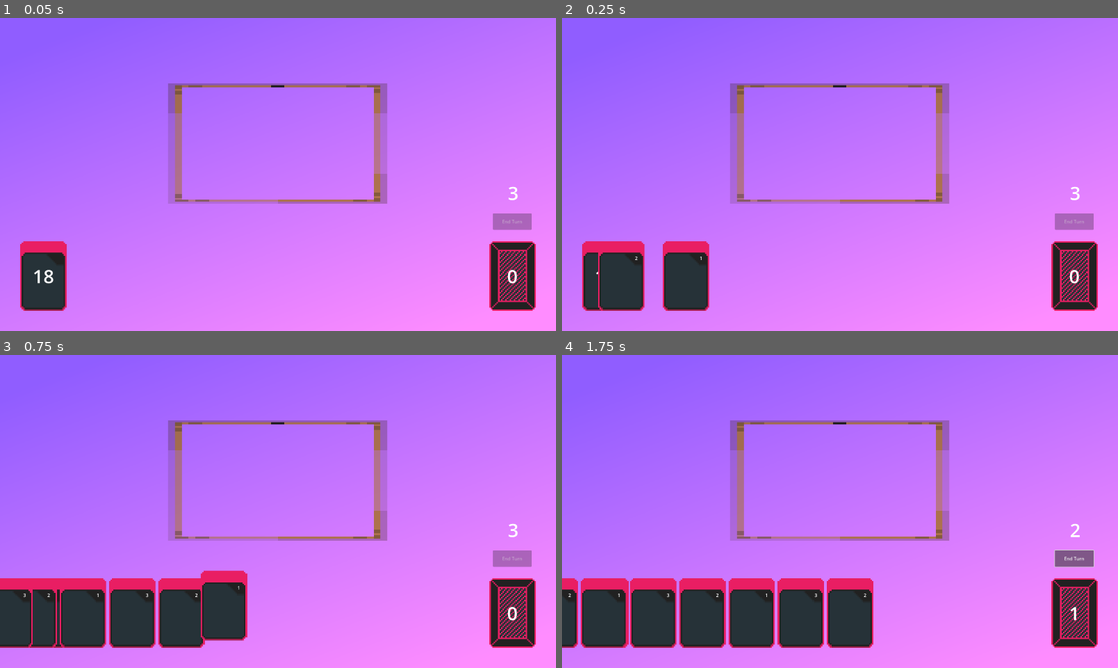
Above: before the commit, frames 1-4 (two rows, left to right).
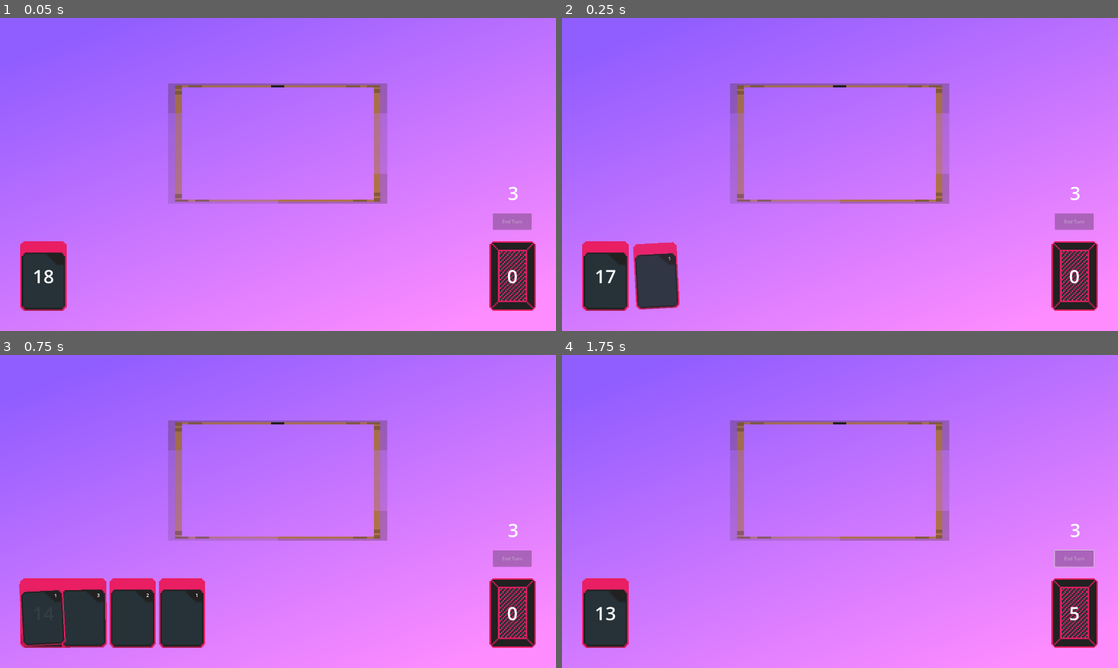
Above: after the commit, the same moments.

Repository: brandon-relentnet/deck-management
Game: Godot game, scene res://main.tscn
Same seed, same stepped clock (60 frames per second), same inputs: the game is played once before the commit and once after it.
Inputs (mouse positions are in pixels of both pictures, inside the frame that each line leads up to):
- Up to frame 1 (0.05 s): no input
- Up to frame 2 (0.25 s): no input
- Up to frame 3 (0.75 s): drag from (177, 611) to (278, 480) at 0.52 s
- Up to frame 4 (1.75 s): click (1073, 558) at 1.25 s, where only the run after the commit has a clickable "End Turn"

Frame 1 is identical in both runs. In frame 2, 2.8% of the frame differs, in the area x 6-27%, y 71-94%; in frame 3, 3.3%; in frame 4, 11%, in the area x 0-96%, y 54-94%.

Commit message:
Updated the card draw and discard animations to be more crisp and responsive.

Diff:
--- a/scripts/deck.gd
+++ b/scripts/deck.gd
@@ -2,8 +2,8 @@
 
 # Constants for card creation and animation
 const CARD_SCENE_PATH = "res://scenes/card.tscn"  # Path to the card scene file
-const CARD_DRAW_SPEED = 0.1                   # Animation speed when drawing a card
-const CURRENT_HAND_DRAW = 10
+const CARD_DRAW_SPEED = 0.3                   # Animation speed when drawing a card (increased for better feel)
+const CURRENT_HAND_DRAW = 5
 
 # Deck contents - the cards available to draw
 var player_deck = [
@@ -29,6 +29,8 @@
 # Load the card scene resource
 var card_scene = preload(CARD_SCENE_PATH)
 var currently_drawing_a_card: bool = false
+# Reference array to keep cards from being freed prematurely
+var active_card_visuals = []
 
 # Called when the node enters the scene tree
 func _ready() -> void:
@@ -70,10 +72,11 @@
 	for i in cards_to_draw:
 		# Only try to draw if we have cards left
 		if player_deck.size() > 0 or $"../Discard".discard_pile.size() > 0:
-			await get_tree().create_timer(CARD_DRAW_SPEED).timeout
+			# Using a slightly progressive delay between cards for more natural feel
+			await get_tree().create_timer(CARD_DRAW_SPEED * 0.5).timeout
 			await draw_card()
 
-	await get_tree().create_timer(CARD_DRAW_SPEED).timeout
+	await get_tree().create_timer(CARD_DRAW_SPEED * 0.5).timeout
 	currently_drawing_a_card = false
 
 # Disables the deck visuals and interaction when empty
@@ -103,8 +106,16 @@
 	$"../CardManager".add_child(new_card)
 	new_card.name = "Card"
 
+	# Initial setup for better animation
+	new_card.scale = Vector2(0.8, 0.8)  # Start smaller
+	new_card.rotation_degrees = -10     # Start slightly rotated
+	new_card.modulate.a = 0.7           # Start slightly transparent
+
 	# Add the card to the player's hand with animation
-	$"../PlayerHand".add_card_to_hand(new_card, CARD_DRAW_SPEED)
+	$"../PlayerHand".add_card_to_hand_with_effects(new_card, CARD_DRAW_SPEED)
+
+	# Add a subtle shake effect to the deck when drawing
+	apply_deck_shake()
 
 	# Update the deck counter
 	update_deck_display()
@@ -113,9 +124,24 @@
 	if player_deck.size() == 0:
 		disable_deck()
 
+func apply_deck_shake() -> void:
+	# Create a small shake animation for the deck
+	var tween = create_tween()
+	var original_pos = position
+
+	# Quick back-and-forth movement
+	tween.tween_property(self, "position", original_pos + Vector2(3, 0), 0.05)
+	tween.tween_property(self, "position", original_pos, 0.05)
+
 func move_discard_to_draw() -> void:
+	# Clear any leftover card visuals from previous animations
+	for old_visual in active_card_visuals:
+		if is_instance_valid(old_visual):
+			old_visual.queue_free()
+	active_card_visuals.clear()
+
 	# Animation constants
-	const ANIMATION_DURATION = 0.5
+	const ANIMATION_DURATION = 0.3
 	const CARD_OFFSET = 0.015  # Small time offset between cards
 	const ARC_HEIGHT = -150    # Height of the parabolic arc
 
@@ -152,6 +178,8 @@
 		card_visual.z_index = animation_z_index
 
 		card_visuals.append(card_visual)
+		# Add to reference array to prevent premature freeing
+		active_card_visuals.append(card_visual)
 
 	# First animate cards slightly apart to create the "fanning" effect
 	for i in card_count:
@@ -173,6 +201,10 @@
 
 	# Animate cards along smooth arc path
 	for i in card_count:
+		# Skip if card was somehow removed
+		if i >= card_visuals.size() or !is_instance_valid(card_visuals[i]):
+			continue
+
 		var start_pos = card_visuals[i].global_position
 		var end_pos = deck_position
 		var control_point = Vector2(
@@ -185,14 +217,24 @@
 		tween.set_trans(Tween.TRANS_QUAD)
 		tween.set_ease(Tween.EASE_IN_OUT)
 
+		# Add rotation animation for more dynamism (new feature)
+		tween.parallel().tween_property(card_visuals[i], "rotation_degrees",
+										randi_range(-20, 20), ANIMATION_DURATION)
+
+		# Create a customized callable for bezier animation that uses a local reference
+		# This avoids the "previously freed" error by using the stored local reference
+		var target_card = card_visuals[i]
+		var callable = func(t: float):
+			if is_instance_valid(target_card):
+				# Quadratic Bezier formula: (1-t)²P₀ + 2(1-t)tP₁ + t²P₂
+				var one_minus_t = 1.0 - t
+				target_card.global_position = one_minus_t * one_minus_t * start_pos + \
+										2 * one_minus_t * t * control_point + \
+										t * t * end_pos
+
 		# Use custom method to move along a quadratic bezier curve
 		tween.tween_method(
-			func(t: float):
-				# Quadratic Bezier formula: (1-t)²P₀ + 2(1-t)tP₁ + t²P₂
-				var one_minus_t = 1.0 - t
-				card_visuals[i].global_position = one_minus_t * one_minus_t * start_pos + \
-										2 * one_minus_t * t * control_point + \
-										t * t * end_pos,
+			callable,
 			0.0,  # Start progress
 			1.0,  # End progress
 			ANIMATION_DURATION
@@ -202,11 +244,13 @@
 		tween.tween_property(card_visuals[i], "modulate:a", 0, 0.15)
 
 	# Wait for the last card animation to complete
-	await get_tree().create_timer(ANIMATION_DURATION + (card_count * CARD_OFFSET) + 0.2).timeout
+	await get_tree().create_timer(ANIMATION_DURATION + (card_count * CARD_OFFSET) + 0.5).timeout
 
 	# Remove all the temporary visuals
-	for card_visual in card_visuals:
-		card_visual.queue_free()
+	for card_visual in active_card_visuals:
+		if is_instance_valid(card_visual):
+			card_visual.queue_free()
+	active_card_visuals.clear()
 
 	# Shuffle the deck
 	player_deck.shuffle()
--- a/scripts/player_hand.gd
+++ b/scripts/player_hand.gd
@@ -25,6 +25,17 @@
 		# If the card is already in hand, just move it to its saved position
 		animate_card_to_position(card, card.hand_position, DEFAULT_CARD_MOVE_SPEED)
 
+# Enhanced version of add_card_to_hand with visual effects
+func add_card_to_hand_with_effects(card: Node2D, speed: float) -> void:
+	if card not in player_hand:
+		# Add new card to the beginning of the hand
+		player_hand.insert(0, card)
+		# Recalculate all card positions
+		update_hand_positions_with_effects(speed)
+	else:
+		# If the card is already in hand, move it to its saved position with effects
+		animate_card_to_position_with_effects(card, card.hand_position, speed)
+
 # Updates positions of all cards in hand based on current hand size
 func update_hand_positions(speed: float) -> void:
 	for i in range(player_hand.size()):
@@ -35,6 +46,17 @@
 		card.hand_position = new_position
 		# Animate the card moving to its new position
 		animate_card_to_position(card, new_position, speed)
+
+# Enhanced version with effects for all cards
+func update_hand_positions_with_effects(speed: float) -> void:
+	for i in range(player_hand.size()):
+		var card = player_hand[i]
+		# Calculate new position for this card based on its index
+		var new_position = Vector2(calculate_card_position(i), HAND_Y_POSITION)
+		# Store the position on the card for later reference
+		card.hand_position = new_position
+		# Animate the card moving to its new position with effects
+		animate_card_to_position_with_effects(card, new_position, speed)
 
 # Calculates the x-coordinate for a card based on its index in the hand
 func calculate_card_position(index: int) -> float:
@@ -49,12 +71,36 @@
 	var tween = get_tree().create_tween()
 	tween.tween_property(card, "position", new_position, speed)
 
+# Enhanced animation with effects
+func animate_card_to_position_with_effects(card: Node2D, new_position: Vector2, speed: float) -> void:
+	var tween = create_tween()
+
+	# Set better easing for more natural movement
+	tween.set_ease(Tween.EASE_OUT)
+	tween.set_trans(Tween.TRANS_CUBIC)
+
+	# Move the card to its position
+	tween.tween_property(card, "position", new_position, speed)
+
+	# Animate the card's rotation to 0 (cards might start rotated)
+	tween.parallel().tween_property(card, "rotation_degrees", 0, speed)
+
+	# Scale animation - growing to normal size
+	tween.parallel().tween_property(card, "scale", Vector2(1, 1), speed)
+
+	# Fade in animation
+	tween.parallel().tween_property(card, "modulate:a", 1.0, speed * 0.8)
+
+	# Add a subtle bounce at the end
+	tween.tween_property(card, "position:y", new_position.y - 10, speed * 0.2)
+	tween.tween_property(card, "position:y", new_position.y, speed * 0.15)
+
 # Removes a card from the hand and updates the positions of remaining cards
 func remove_card_from_hand(card: Node2D) -> void:
 	if card in player_hand:
 		player_hand.erase(card)
 		# Recalculate positions for all remaining cards
-		update_hand_positions(DEFAULT_CARD_MOVE_SPEED)
+		update_hand_positions_with_effects(DEFAULT_CARD_MOVE_SPEED)
 
 func clear_hand() -> void:
 	player_hand.clear()
